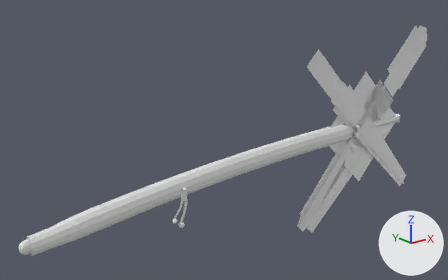
An edit to the OBJ model src/main/resources/assets/mistletoe/model/named/first_snow.obj, drawn before and after from the same camera.
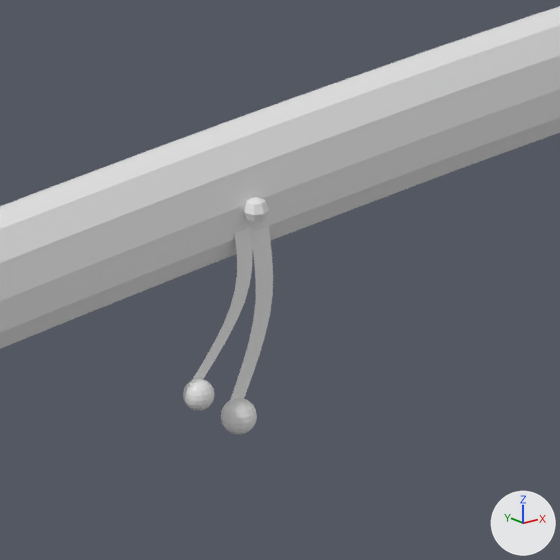
Each version appears first whole from a camera (50 mm lens) standing at (-403.6, -320.0, 145.8) and looking at (-130.4, 21.5, 9.2), and next in a close-up on the part from 31% to 53% of the width and 55% to 89% of the height. Every picture has the same lights, and +X, +Y and +Z are marked at lower right. The older version's two pictures come first. Where no turn or scale is listed for an object, it has been applied to the vertices. Vertices at exactly the same position are counted once.

The first close-up shows 'first_snow'.
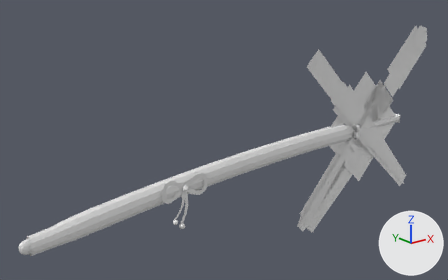
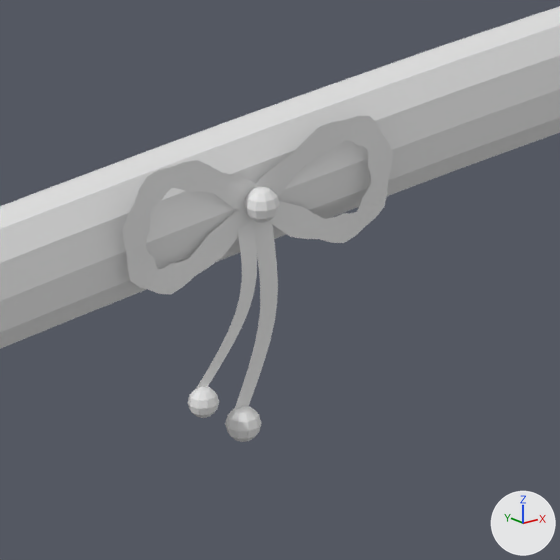
Changed parts and their boxes [x1, y1, x2, y2] in the close-ups (560 x 560 px; the box of a moved part takes in the faces that stretch with it):
'first_snow', reshaped
    before: [0, 6, 560, 434]
    after: [0, 6, 560, 442]
part 1 of me_first_snow, added
    after: [196, 220, 257, 390]
part 2 of me_first_snow, moved or reshaped
    before: [183, 197, 273, 434]
    after: [122, 116, 393, 442]

The change in detail:
me_first_snow is used by ob_first_snow; location (0.0, 0.0, 0.0).
me_first_snow had 2403 vertices, 3953 faces and spanned x -296.0..81.0, y -9.0..9.0, z -80.0..81.0.
me_first_snow now has 2353 vertices, 3741 faces and spans x -296.0..81.0, y -9.0..9.0, z -80.0..81.0.
me_first_snow part 1: the loose piece of 22 vertices spanning x -195.0..-186.0, y -6.0..-4.0, z -26.0..-7.0 is copied, and the copy is moved by (0.0, -1.0, -1.0); it spans x -195.0..-186.0, y -7.0..-5.0, z -27.0..-8.0.
me_first_snow part 2: 35 vertices moved from x -196.0..-184.0, y -8.0..-4.0, z -34.0..-6.0 to x -196.0..-184.0, y -9.0..-4.0, z -34.0..-6.0; 286 vertices removed from x -196.0..-183.0, y -8.0..-3.0, z -34.0..-6.0; 214 vertices added at x -204.0..-166.0, y -9.0..-5.0, z -35.0..1.0.
